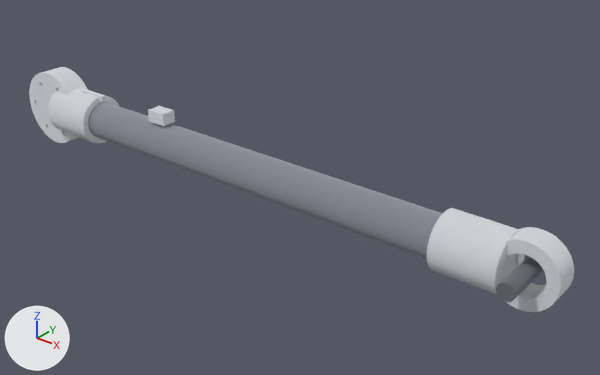
Before and after pictures for a commit that changed the glTF model hardware/arm/cad/glb/upper.glb.
Both versions are drawn from a 50 mm camera at (0.5, -0.333, 0.214) aimed at (0.213, 0.027, -0.009). Arrows for +X, +Y and +Z are at lower left; the lights stay in place. The picture after the commit comes second. Where no turn or scale is listed for an object, it has been applied to the vertices. Vertices at exactly the same position are counted once.

In view in the first picture: 'aluminium tube', 'elbow axle', 'elbow housing (printed)', 'upper arm hub (printed)'.
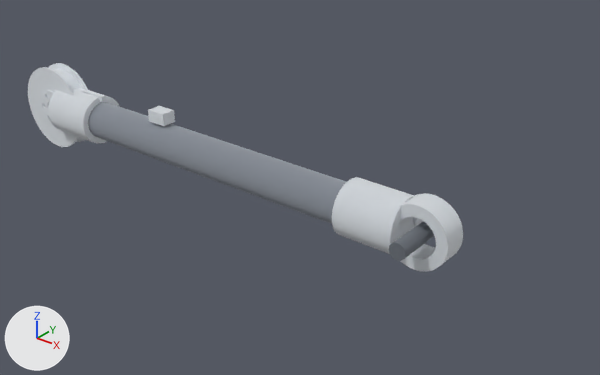
What differs and where, as boxes [x1, y1, x2, y2] in the pictures (600 x 375 px; the box of a moved part takes in the faces that stretch with it):
'elbow housing (printed)', reshaped (26% narrower, 20% shorter): before [148, 106, 574, 312]; after [148, 106, 463, 271]
'upper arm hub (printed)', reshaped (9% taller): before [29, 67, 120, 144]; after [28, 63, 120, 147]
'elbow axle', moved: before [496, 256, 544, 302]; after [389, 221, 434, 261]
part 1 of me_upper_arm_hub__printed, cut back: before [29, 67, 90, 143]; after [28, 63, 90, 147]
part 2 of me_aluminium_tube, moved or reshaped: before [88, 102, 443, 258]; after [88, 102, 346, 223]
part 3 of me_elbow_housing__printed, moved or reshaped: before [427, 208, 574, 312]; after [332, 177, 463, 271]

Edits to the bpy script that builds the scene:
```text
Change me_upper_arm_hub__printed:
    used by ob_upper_arm_hub__printed; location = (0.0, 0.0, 0.0)
    remove me_upper_arm_hub__printed.from_pydata(...)  # 2006 vertices, 4028 faces; spans x -0.0267..0.048, y -0.007..0.027, z -0.0267..0.0267
    add me_upper_arm_hub__printed.from_pydata(...)  # 4938 vertices, 9876 faces; spans x -0.03..0.048, y -0.007..0.027, z -0.03..0.03
    me_upper_arm_hub__printed part 1: 1696 vertices removed from x -0.0267..0.0224, y -0.0028..0.027, z -0.0267..0.0267; 4628 vertices added at x -0.03..0.03, y -0.0029..0.027, z -0.03..0.03
Change me_aluminium_tube:
    used by ob_aluminium_tube; location = (0.0, 0.0, 0.0)
    remove me_aluminium_tube.from_pydata(...)  # 504 vertices, 1008 faces; spans x 0.014..0.356, y -0.003..0.023, z -0.013..0.013
    add me_aluminium_tube.from_pydata(...)  # 504 vertices, 1008 faces; spans x 0.014..0.296, y -0.003..0.023, z -0.013..0.013
    me_aluminium_tube part 2
    2 vertices are removed from x 0.356, y 0.005..0.006, z 0.01..0.012
    248 faces are deleted
    248 vertices in x 0.356, y -0.003..0.023, z -0.013..0.013 move by (-0.06, 0.0, 0.0)
    2 vertices move from x 0.356, y 0.004..0.005, z 0.01..0.011 to x 0.296, y 0.005..0.006, z 0.01..0.012
    2 vertices are added at (0.296, 0.004, 0.011), (0.296, 0.005, 0.01)
    248 new faces join them
Change me_elbow_housing__printed:
    used by ob_elbow_housing__printed; location = (0.0, 0.0, 0.0)
    remove me_elbow_housing__printed.from_pydata(...)  # 971 vertices, 1938 faces; spans x 0.103..0.389, y -0.007..0.027, z -0.019..0.022
    add me_elbow_housing__printed.from_pydata(...)  # 971 vertices, 1938 faces; spans x 0.103..0.329, y -0.007..0.027, z -0.019..0.022
    me_elbow_housing__printed part 3: the loose piece of 963 vertices spanning x 0.322..0.389, y -0.007..0.027, z -0.019..0.019 is moved by (-0.06, 0.0, 0.0)
Change ob_elbow_axle:
    ob_elbow_axle.location: (0.37, -0.016, 0.0) -> (0.31, -0.016, 0.0)
```
